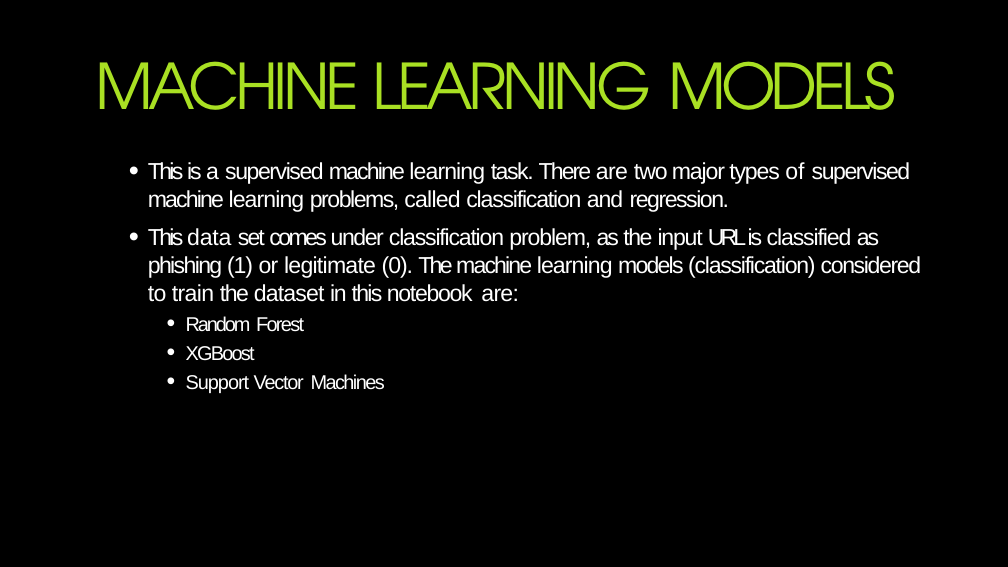
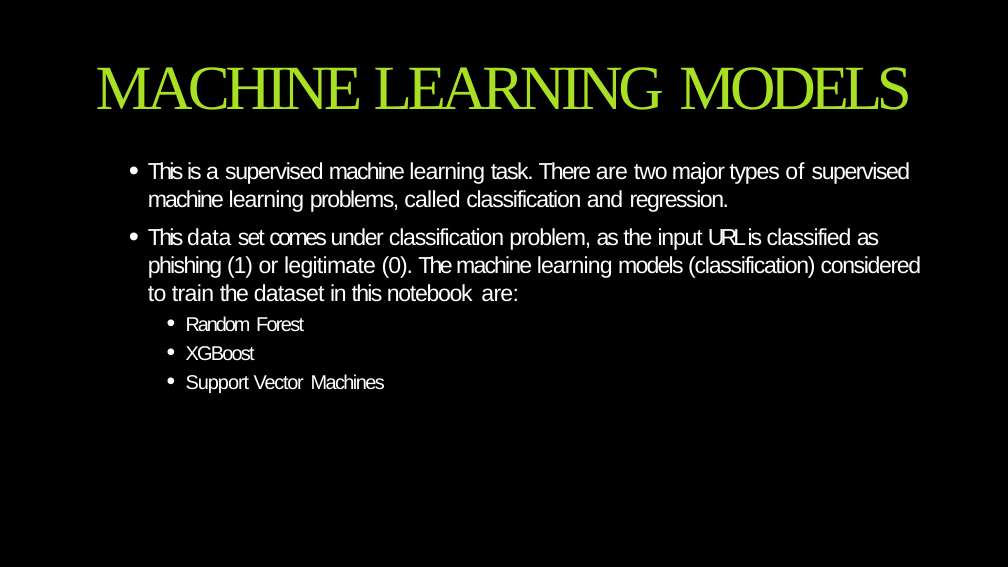
Before and after one commit to OvaizAli/Phishing-Website-Detection-by-Machine-Learning-Techniques, a slide deck: slide 9 of Phishing Website Detection by Machine Learning Techniques.pptx. Drawn at 1008x567 pixels with LibreOffice and Linux fonts; fonts in the diff are those of the drawing; background and template pictures are left out. Boxes give left, top, right and bottom in pixels: in the first picture for what was removed or moved away, otherwise in the second. Text is boxed around its words. In the diff, an @@ line names an element or a change of style, - is before the commit and + after.

```diff
--- a/Phishing Website Detection by Machine Learning Techniques.pptx
+++ b/Phishing Website Detection by Machine Learning Techniques.pptx
@@ title "MACHINE LEARNING MODELS" at box(96, 67, 912, 110): font TeX Gyre Adventor to Times New Roman @@
```
Also in this commit, not shown: 9 other slides changed.
